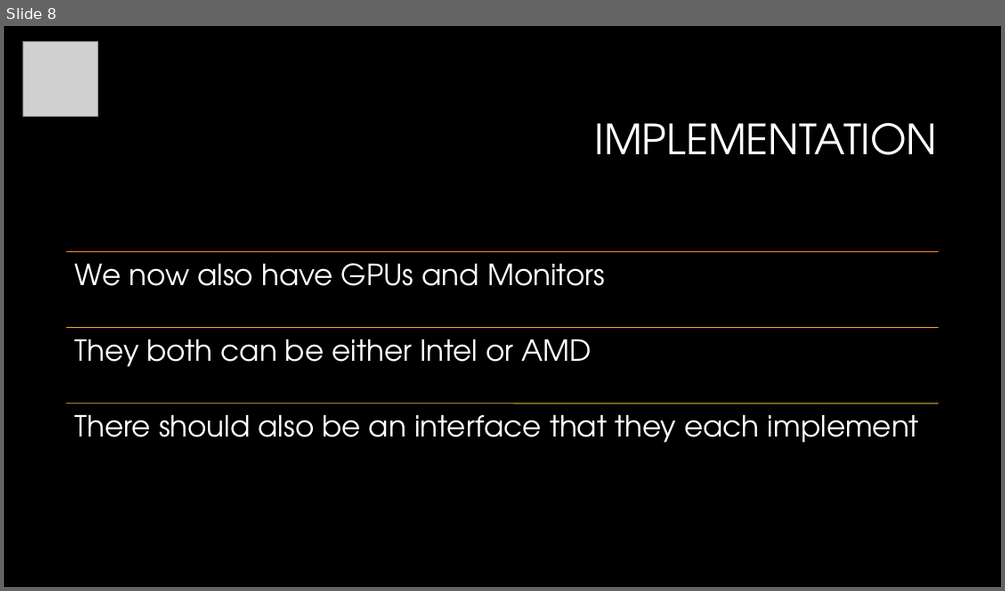
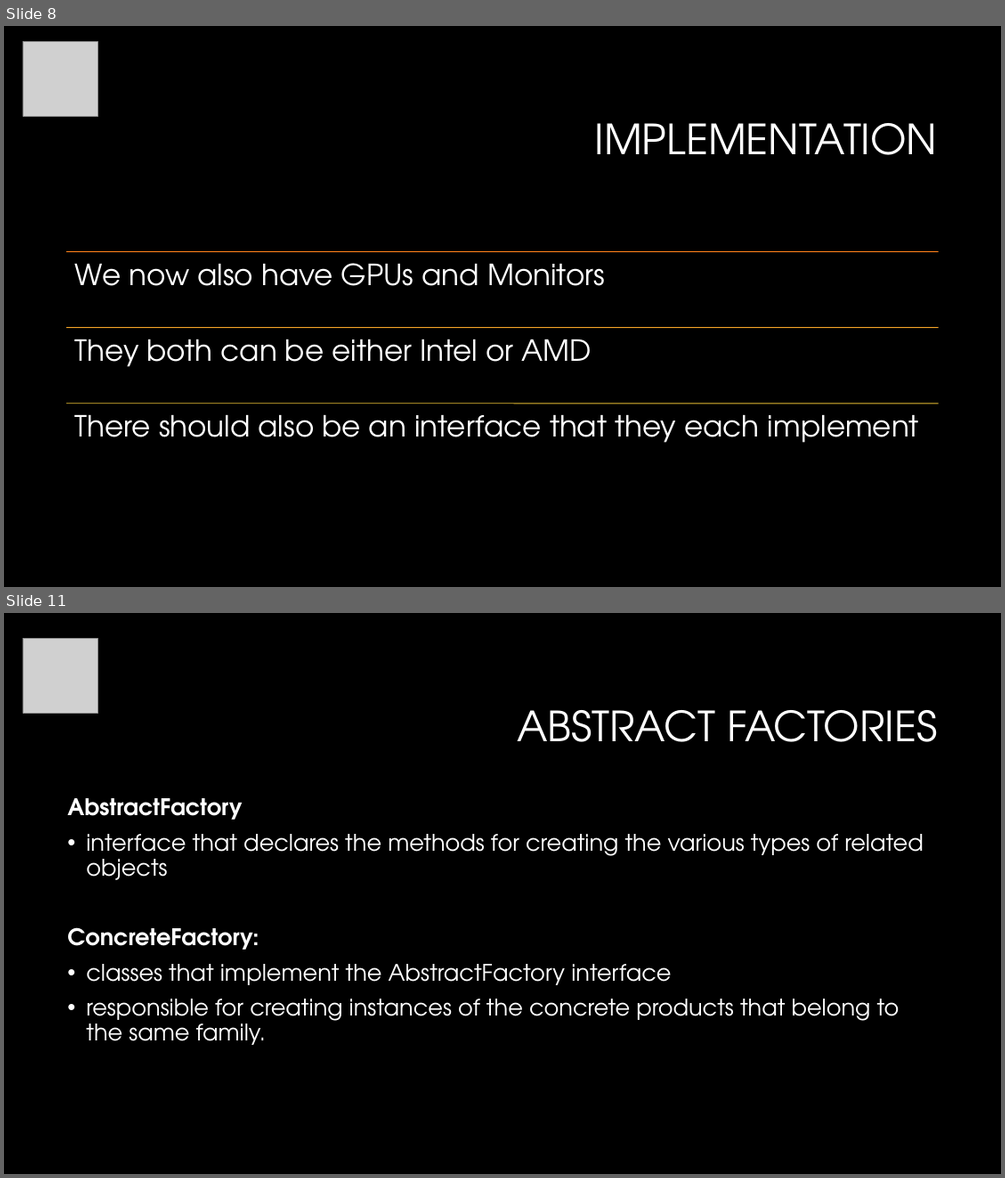
Before and after one commit to ljsunshine/barcamp, a slide deck: abstract_factories.pptx. Shown one above the other, each under a label of ours: slide 8 before the commit, slides 8 and 11 after it; the slides between them are not shown. The pictures are 1005x591 and 1005x1178 pixels, drawn with LibreOffice and Linux fonts; fonts in the diff are those of the drawing; grey boxes stand for pictures; background and template pictures are left out. Boxes give left, top, right and bottom in pixels: in the first picture for what was removed or moved away, otherwise in the second. Text is boxed around its words. In the diff, an @@ line names an element or a change of style, - is before the commit and + after.

```diff
--- a/abstract_factories.pptx
+++ b/abstract_factories.pptx
@@ slide 11 added at <box>4,613,1001,1174</box>, background #000000 @@
@@ picture added at <box>23,639,97,714</box> @@
@@ title added at <box>517,710,937,742</box>, 40 pt, text #FFFFFF @@
+ABSTRACT FACTORIES
@@ text added at <box>67,798,922,1045</box>, 22 pt, text #FFFFFF @@
+AbstractFactory
+• interface that declares the methods for creating the various types of related objects
+ConcreteFactory:
+• classes that implement the AbstractFactory interface
+• responsible for creating instances of the concrete products that belong to the same family.
```
Also in this commit, not shown: 6 other slides added, 2 slides removed, 1 other file.
